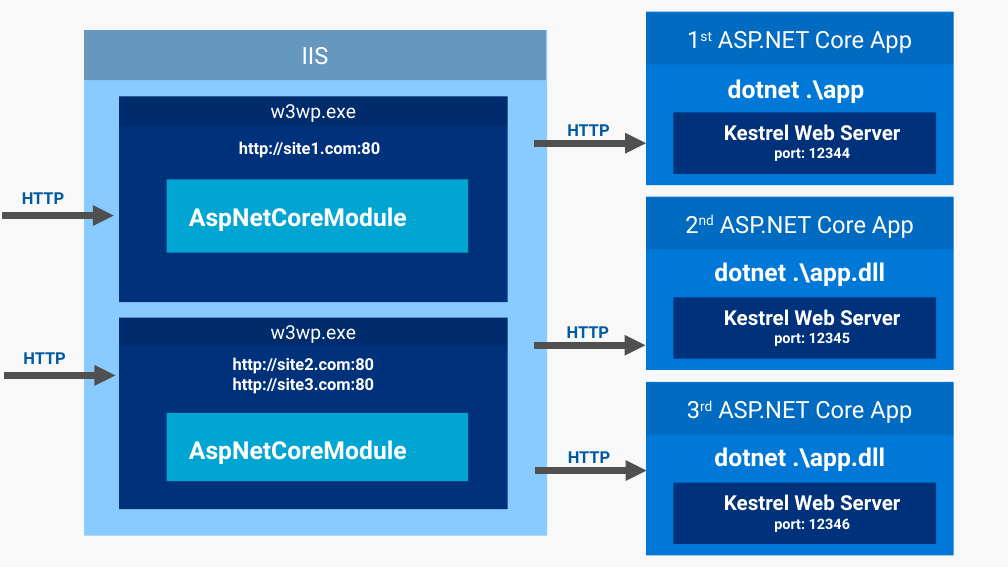
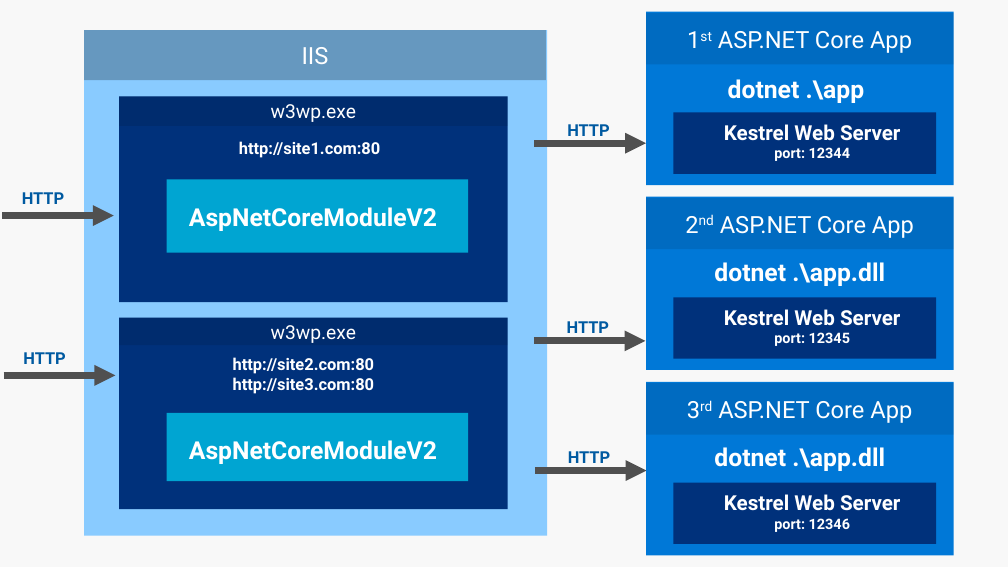
Before and after one commit to RickStrahl/BlogPosts, a slide deck: slide 1 of 2019-01/ASP.NET-Core-Hosting-on-IIS-with-ASP.NET-Core-2.2/DotnetCoreIISHosting.pptx. Drawn at 1008x567 pixels with LibreOffice and Linux fonts; fonts in the diff are those of the drawing. Boxes give left, top, right and bottom in pixels: in the first picture for what was removed or moved away, otherwise in the second. Text is boxed around its words. In the diff, an @@ line names an element or a change of style, - is before the commit and + after.

```diff
--- a/2019-01/ASP.NET-Core-Hosting-on-IIS-with-ASP.NET-Core-2.2/DotnetCoreIISHosting.pptx
+++ b/2019-01/ASP.NET-Core-Hosting-on-IIS-with-ASP.NET-Core-2.2/DotnetCoreIISHosting.pptx
@@ text in rectangle at (189,207,437,231): text changed @@
-AspNetCoreModule
+AspNetCoreModuleV2
@@ text "HTTP": place and size @@
-text "HTTP" at (567,326,609,343)
+text "HTTP" at (567,321,609,339)
@@ arrow moved from (534, 345) - (646, 345) to (534, 341) - (646, 341) @@
@@ text in rectangle at (189,440,437,464): text changed @@
-AspNetCoreModule
+AspNetCoreModuleV2
```
Also in this commit, not shown: 1 other slide changed, 15 other files.
